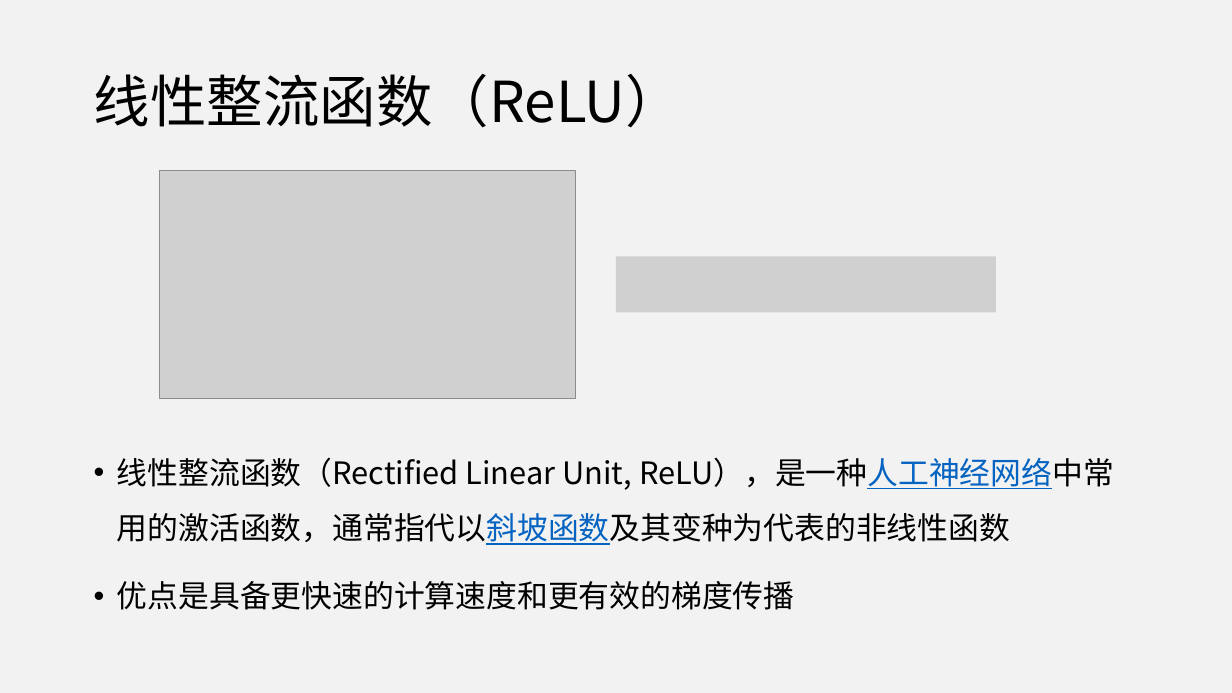
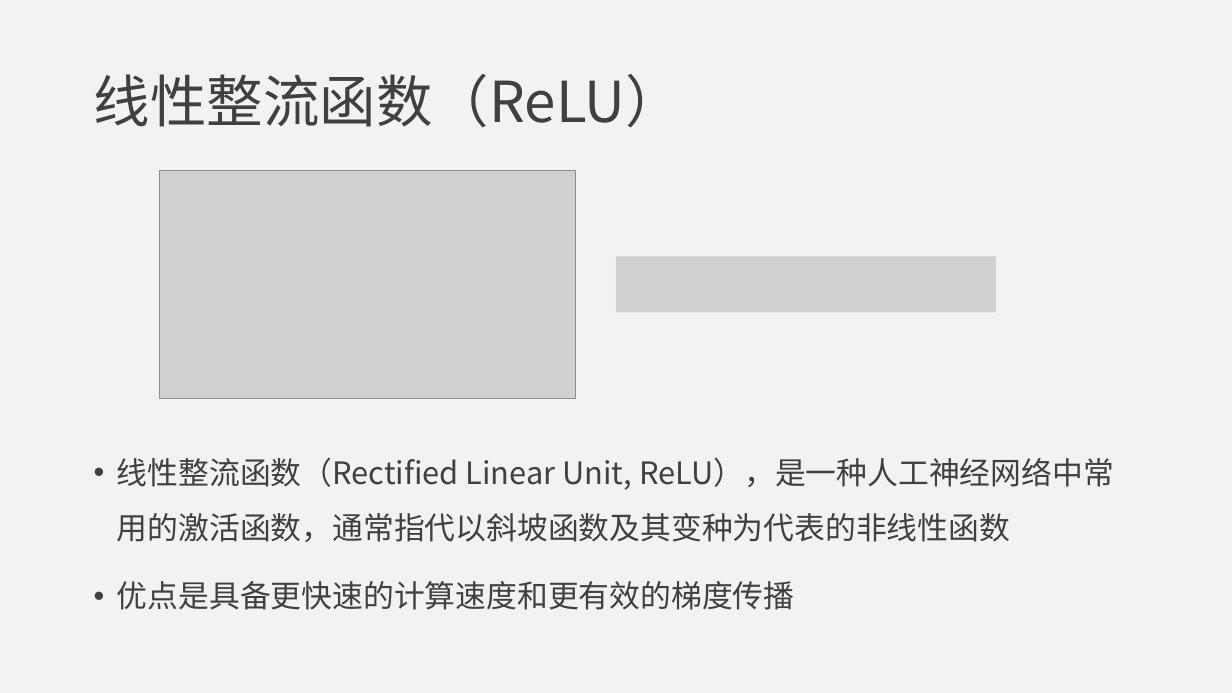
Before and after one commit to jumper3/paper, a slide deck: slide 14 of 开题报告/答辩.pptx. Drawn at 1232x693 pixels with LibreOffice and Linux fonts; fonts in the diff are those of the drawing; grey boxes stand for pictures. Boxes give left, top, right and bottom in pixels: in the first picture for what was removed or moved away, otherwise in the second. Text is boxed around its words. In the diff, an @@ line names an element or a change of style, - is before the commit and + after.

```diff
--- a/开题报告/答辩.pptx
+++ b/开题报告/答辩.pptx
@@ title "线性整流函数（ReLU）" at box(94, 74, 682, 127): text colour #000000 to #404040 @@
@@ text "线性整流函数（Rectified Linear Unit, ReLU），是一种人工神经网络中常用的激活函数，通常指代以斜 ..." at box(117, 458, 1114, 610): text colour #000000 to #404040 in "线性整流函数（Rectified Linear Unit, ReLU），是一种人工神经网络中常用的激活函数，通常指代以斜 ...", "优点是具备更快速的计算速度和更有效的梯度传播"; text colour #0563C1 to #404040, underline off in "ReLU），是一种人工神经网络中常用的激活函数，通常指代以斜坡函数及其变种为代表的非线性函数" @@
```
Also in this commit, not shown: 7 other slides changed, 4 slides added, 3 slides removed, 2 other files.
